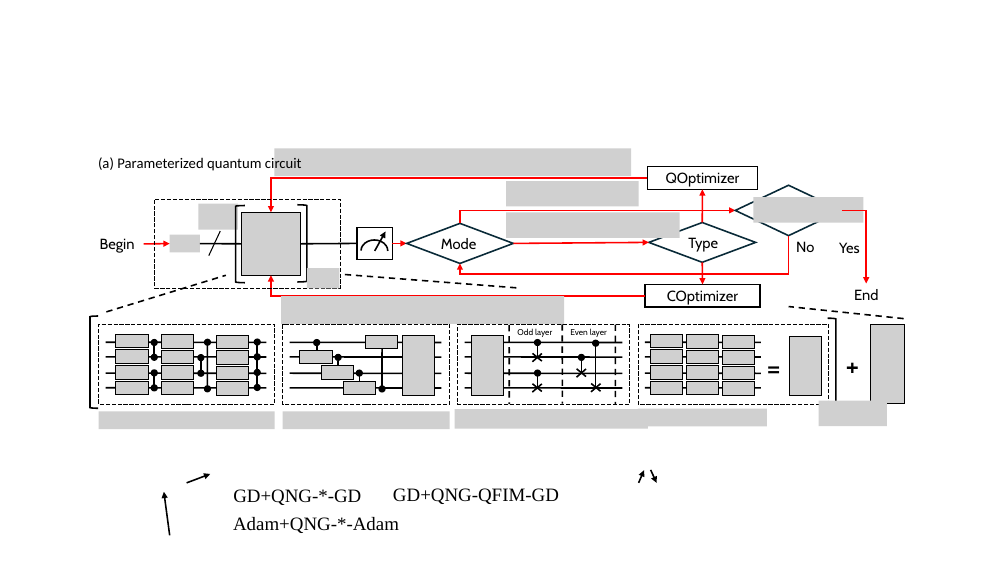
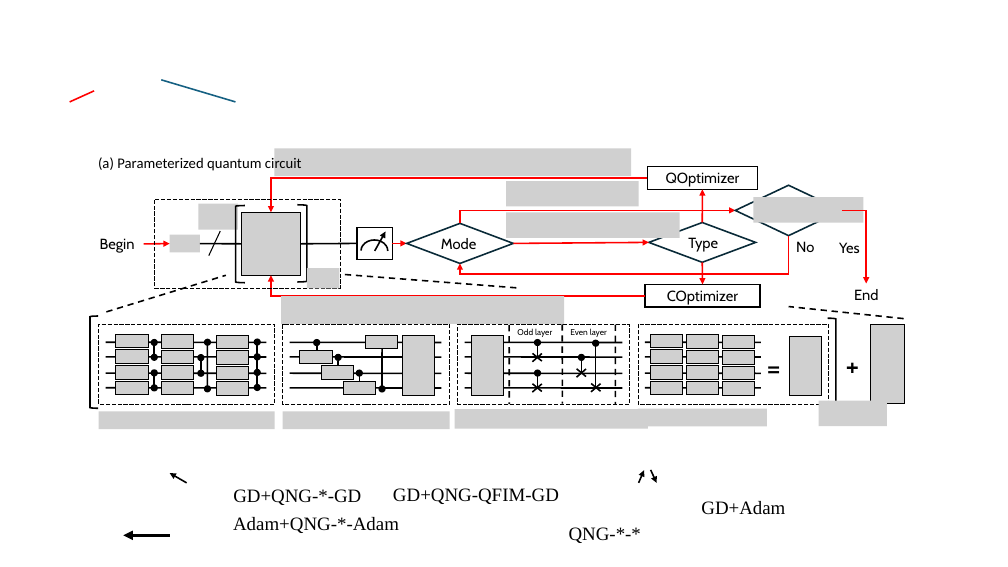
Before and after one commit to NAIST-Archlab/QNG-Benchmark, a slide deck: slide 1 of images/draw (IEICE extended).pptx. Drawn at 1008x567 pixels with LibreOffice and Linux fonts; fonts in the diff are those of the drawing; grey boxes stand for pictures. Boxes give left, top, right and bottom in pixels: in the first picture for what was removed or moved away, otherwise in the second. Text is boxed around its words. In the diff, an @@ line names an element or a change of style, - is before the commit and + after.

```diff
--- a/images/draw (IEICE extended).pptx
+++ b/images/draw (IEICE extended).pptx
@@ line added from (236, 102) to (161, 80), #156082 1.5 pt @@
@@ line added from (70, 102) to (94, 91), #FF0000 1.5 pt @@
@@ arrow moved from (187, 483) - (210, 474) to (187, 483) - (169, 473) @@
@@ text added at [701, 501, 785, 515], 18 pt, text #000000 @@
+GD+Adam
@@ arrow moved from (169, 535) - (164, 492) to (169, 535) - (123, 535) @@
@@ arrow (169, 535) - (123, 535): stroke #000000 1.5 pt to #000000 3 pt @@
@@ text added at [569, 527, 641, 543], 18 pt, text #000000 @@
+QNG-*-*
```
Also in this commit, not shown: 10 other files.
